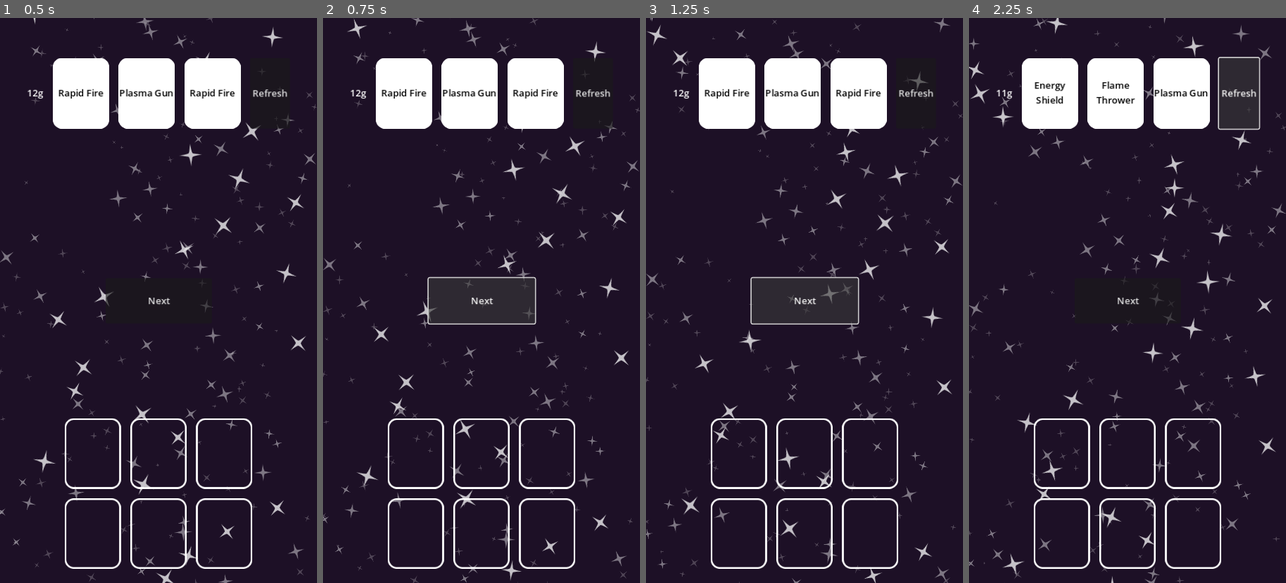
Above: before the commit, frames 1-4 (left to right).
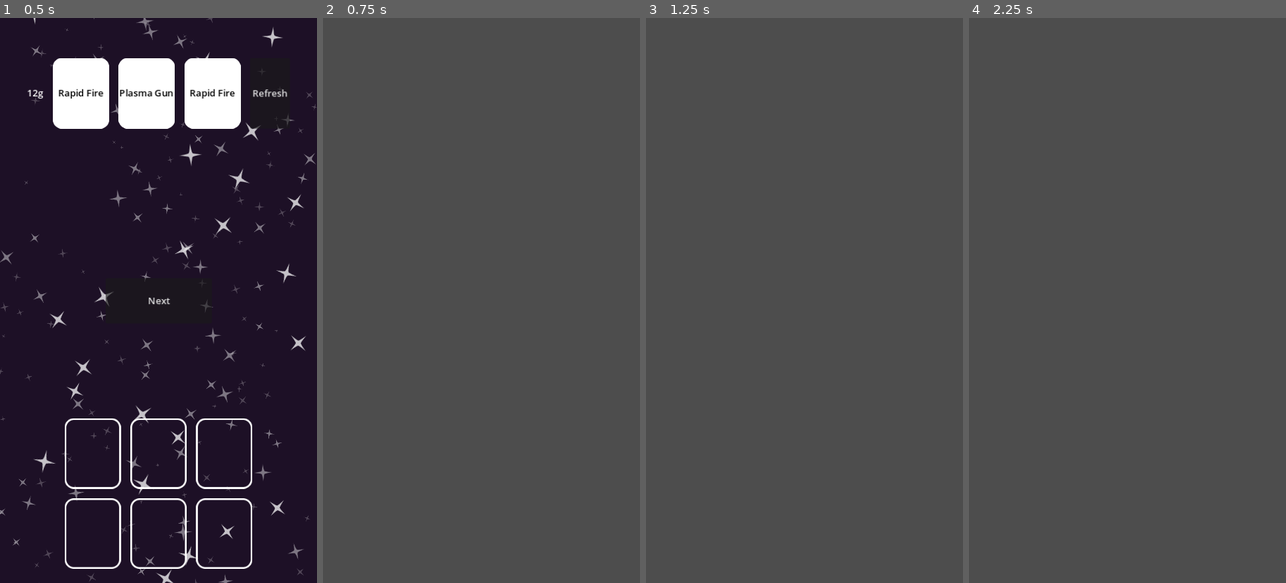
Above: after the commit, the same moments.

Repository: rosswaredev/space-game
Game: Godot game, scene res://scenes/main/main.tscn
Two runs of this game, one before a commit and one after it. Both use one fixed random seed, a clock stepped at 60 frames per second and the inputs below.
Inputs (mouse positions are in pixels of both pictures, inside the frame that each line leads up to):
- Up to frame 1 (0.5 s): no input
- Up to frame 2 (0.75 s): click "Next" at 0.5 s
- Up to frame 3 (1.25 s): no input
- Up to frame 4 (2.25 s): click (1127, 300) at 1.25 s, where only the run before the commit has a clickable "Next"; click (1238, 91) at 2 s, where only the run before the commit has a clickable "Refresh"

Frame 1 is identical in both runs. In frame 2, 99% of the frame differs, in the area x 0-100%, y 0-100%; in frame 3, 99%; in frame 4, 99%.

Commit message:
add scene switching

Diff:
--- a/resources/global.gd
+++ b/resources/global.gd
@@ -1,5 +1,4 @@
 extends Node
-
 
 var card_pool: Array[CardDefinition] = [
 	CardDefinition.new("energy-shield", "Energy Shield", "I protec"),
@@ -9,3 +8,23 @@
 	CardDefinition.new("rapid-fire", "Rapid Fire", "Increase fire rate"),
 	CardDefinition.new("repair-module", "Repair Module", "Repairs the ship"),
 ]
+
+@onready var game_node = get_tree().get_first_node_in_group("game")
+
+var current_scene = null
+
+
+func _ready() -> void:
+	current_scene = game_node.get_child(game_node.get_child_count() - 1)
+
+
+func change_scene(scene_path: String):
+	call_deferred("_deferred_change_scene", scene_path)
+
+
+func _deferred_change_scene(scene_path: String):
+	current_scene.free()
+	var next_scene = ResourceLoader.load(scene_path)
+
+	current_scene = next_scene.instantiate()
+	game_node.add_child(current_scene)
--- /dev/null
+++ b/scenes/battle_screen/battle_screen.gd
@@ -0,0 +1,5 @@
+extends CanvasLayer
+
+
+func _ready() -> void:
+	print('Battle Screen')
--- /dev/null
+++ b/scenes/battle_screen/battle_screen.tscn
@@ -0,0 +1,6 @@
+[gd_scene load_steps=2 format=3 uid="uid://cy8qm6l2hbgkh"]
+
+[ext_resource type="Script" path="res://scenes/battle_screen/battle_screen.gd" id="1_66na8"]
+
+[node name="BattleScreen" type="CanvasLayer"]
+script = ExtResource("1_66na8")
--- /dev/null
+++ b/scenes/game/game.gd
@@ -0,0 +1,24 @@
+extends Node2D
+class_name Game
+
+
+@onready var store_screen = %StoreScreen as StoreScreen
+
+var gold = 12
+var deck: Array[CardDefinition] = [null, null, null, null, null, null]
+
+
+func _ready() -> void:
+	store_screen.spend_gold.connect(on_spend_gold)
+	store_screen.deck_changed.connect(on_deck_changed)
+	store_screen.display_gold(12)
+
+
+func on_spend_gold(gold_amount: int) -> void:
+	gold = max(gold - gold_amount, 0)
+	store_screen.display_gold(gold)
+
+
+func on_deck_changed(deck_cards: Array[CardDefinition]) -> void:
+	deck = deck_cards
+	store_screen.display_deck_cards(deck)
--- a/scenes/main/main.gd
+++ b/scenes/main/main.gd
@@ -1,24 +1 @@
 extends Node
-
-
-@onready var store_screen = %StoreScreen as StoreScreen
-
-var gold = 12
-var deck: Array[CardDefinition] = [null, null, null, null, null, null]
-
-
-func _ready() -> void:
-	store_screen.spend_gold.connect(on_spend_gold)
-	store_screen.deck_changed.connect(on_deck_changed)
-
-	store_screen.display_gold(12)
-
-
-func on_spend_gold(gold_amount: int) -> void:
-	gold = max(gold - gold_amount, 0)
-	store_screen.display_gold(gold)
-
-
-func on_deck_changed(deck_cards: Array[CardDefinition]) -> void:
-	deck = deck_cards
-	store_screen.display_deck_cards(deck)
--- a/scenes/main/main.tscn
+++ b/scenes/main/main.tscn
@@ -1,38 +1,18 @@
 [gd_scene load_steps=5 format=3 uid="uid://dyu311wiikvho"]
 
 [ext_resource type="Script" path="res://scenes/main/main.gd" id="1_6qbfx"]
+[ext_resource type="Script" path="res://scenes/game/game.gd" id="2_0qndh"]
 [ext_resource type="PackedScene" uid="uid://cgn7axrbfbcvr" path="res://scenes/player/player.tscn" id="2_a1wjt"]
 [ext_resource type="PackedScene" uid="uid://l7jxj35kfaps" path="res://scenes/store_screen/store_screen.tscn" id="2_acpmm"]
-[ext_resource type="PackedScene" uid="uid://cv6ys3xu05iku" path="res://scenes/star-field/star-field.tscn" id="2_xtujl"]
 
 [node name="Main" type="Node"]
 script = ExtResource("1_6qbfx")
 
-[node name="Game" type="Node2D" parent="."]
+[node name="Game" type="Node2D" parent="." groups=["game"]]
+unique_name_in_owner = true
+script = ExtResource("2_0qndh")
 
-[node name="CanvasLayer" type="CanvasLayer" parent="Game"]
-
-[node name="Background" type="Control" parent="Game/CanvasLayer"]
-layout_mode = 3
-anchors_preset = 15
-anchor_right = 1.0
-anchor_bottom = 1.0
-grow_horizontal = 2
-grow_vertical = 2
-
-[node name="ColorRect" type="ColorRect" parent="Game/CanvasLayer/Background"]
-layout_mode = 1
-anchors_preset = 15
-anchor_right = 1.0
-anchor_bottom = 1.0
-grow_horizontal = 2
-grow_vertical = 2
-color = Color(0.113725, 0.0627451, 0.14902, 1)
-
-[node name="StarField" parent="Game/CanvasLayer/Background" instance=ExtResource("2_xtujl")]
-position = Vector2(270, -20)
-
-[node name="StoreScreen" parent="Game/CanvasLayer" instance=ExtResource("2_acpmm")]
+[node name="StoreScreen" parent="Game" instance=ExtResource("2_acpmm")]
 unique_name_in_owner = true
 
 [node name="Player" parent="." instance=ExtResource("2_a1wjt")]
--- a/scenes/store_screen/store_screen.gd
+++ b/scenes/store_screen/store_screen.gd
@@ -1,9 +1,10 @@
-extends Control
+extends CanvasLayer
 class_name StoreScreen
 
 
 signal spend_gold(gold_amount: int)
 signal deck_changed(deck_cards: Array[CardDefinition])
+signal next_scene
 
 @onready var StoreSlot = preload("res://scenes/store_slot/store_slot.tscn")
 @onready var card_container = %CardContainer
@@ -36,7 +37,7 @@
 
 
 func on_next_button_pressed() -> void:
-	pass
+	Global.change_scene("res://scenes/battle_screen/battle_screen.tscn")
 
 
 func refresh_card_offering() -> void:
--- a/scenes/store_screen/store_screen.tscn
+++ b/scenes/store_screen/store_screen.tscn
@@ -1,19 +1,33 @@
-[gd_scene load_steps=3 format=3 uid="uid://l7jxj35kfaps"]
+[gd_scene load_steps=4 format=3 uid="uid://l7jxj35kfaps"]
 
 [ext_resource type="Script" path="res://scenes/store_screen/store_screen.gd" id="1_c6lvt"]
+[ext_resource type="PackedScene" uid="uid://cv6ys3xu05iku" path="res://scenes/star-field/star-field.tscn" id="2_2rfbf"]
 [ext_resource type="PackedScene" uid="uid://d2uvlvrnbae52" path="res://scenes/deck_slot/deck_slot.tscn" id="3_3kf6f"]
 
-[node name="StoreScreen" type="Control"]
+[node name="StoreScreen" type="CanvasLayer"]
+script = ExtResource("1_c6lvt")
+
+[node name="Background" type="Control" parent="."]
 layout_mode = 3
 anchors_preset = 15
 anchor_right = 1.0
 anchor_bottom = 1.0
 grow_horizontal = 2
 grow_vertical = 2
-script = ExtResource("1_c6lvt")
+
+[node name="ColorRect" type="ColorRect" parent="Background"]
+layout_mode = 1
+anchors_preset = 15
+anchor_right = 1.0
+anchor_bottom = 1.0
+grow_horizontal = 2
+grow_vertical = 2
+color = Color(0.113725, 0.0627451, 0.14902, 1)
+
+[node name="StarField" parent="Background" instance=ExtResource("2_2rfbf")]
+position = Vector2(270, -20)
 
 [node name="HBoxContainer" type="HBoxContainer" parent="."]
-layout_mode = 1
 anchors_preset = 10
 anchor_right = 1.0
 offset_top = 68.0
@@ -48,7 +62,6 @@
 text = "Refresh"
 
 [node name="DeckContainer" type="CenterContainer" parent="."]
-layout_mode = 1
 anchors_preset = 15
 anchor_right = 1.0
 anchor_bottom = 1.0
@@ -83,7 +96,6 @@
 
 [node name="NextButton" type="Button" parent="."]
 unique_name_in_owner = true
-layout_mode = 1
 anchors_preset = 8
 anchor_left = 0.5
 anchor_top = 0.5
